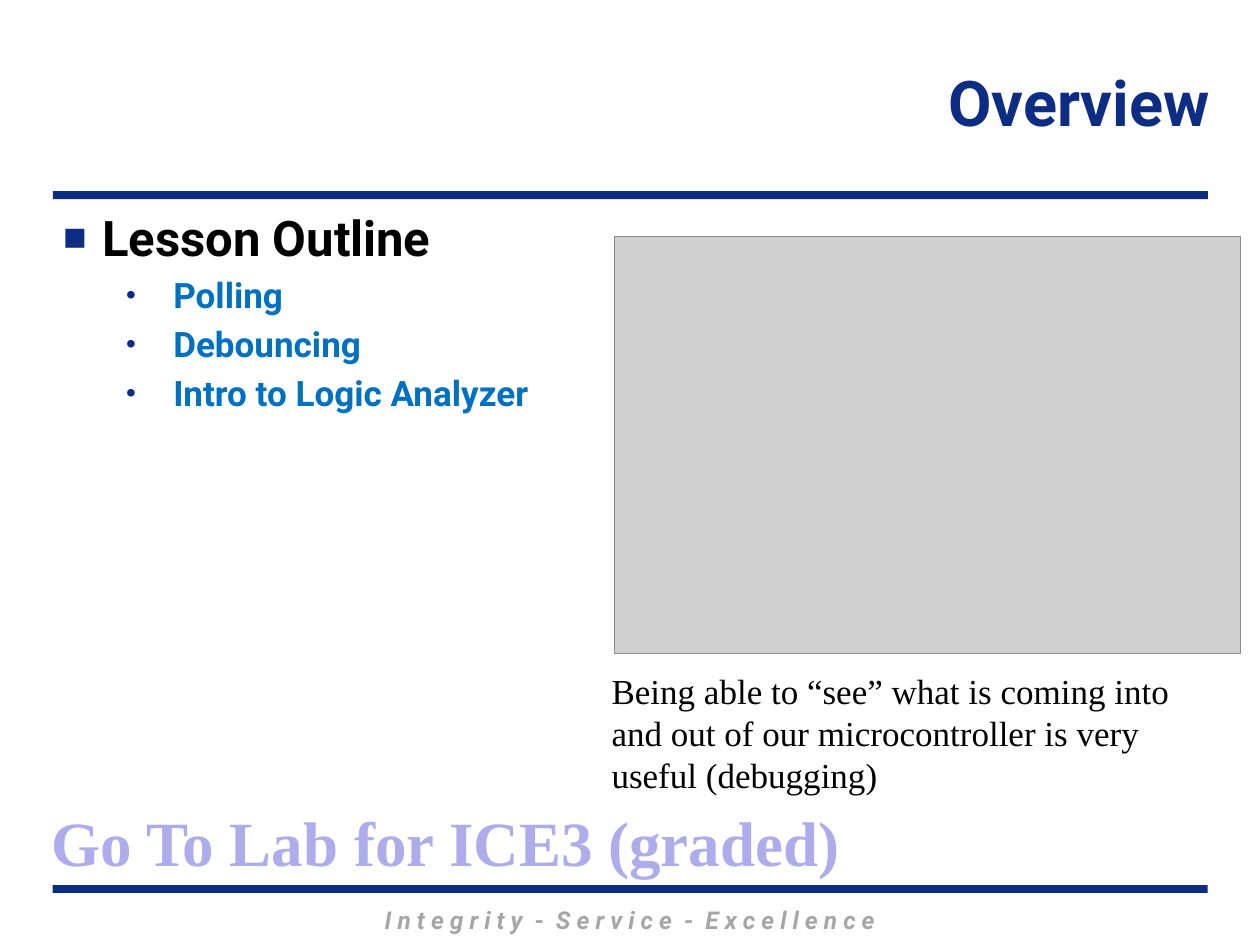
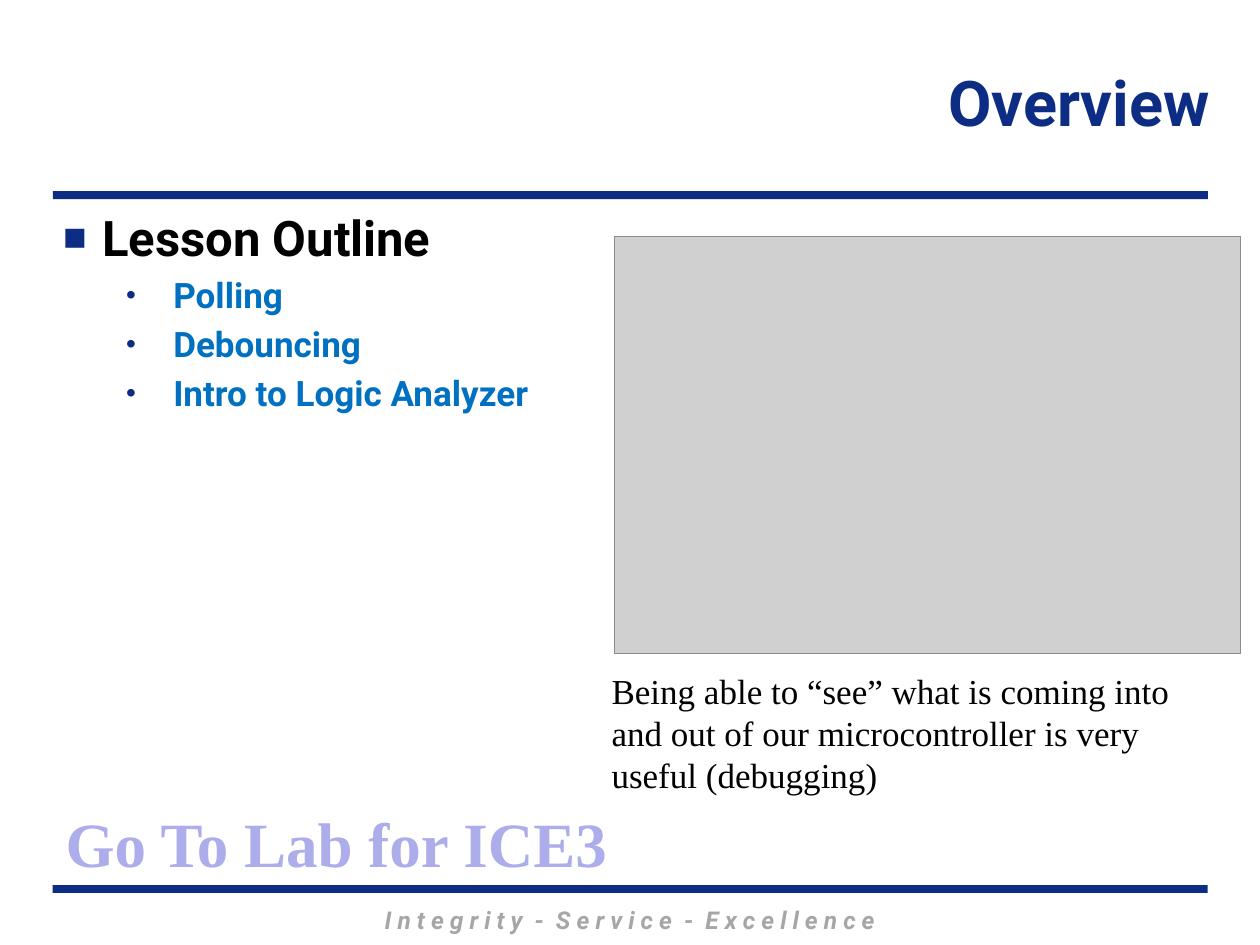
Before and after one commit to MarsUniversity/ECE382, a slide deck: slide 2 of source/lessons/lsn14-15/Lsn14-15.pptx. Drawn at 1260x945 pixels with LibreOffice and Linux fonts; fonts in the diff are those of the drawing; grey boxes stand for pictures; background and template pictures are left out. Boxes give left, top, right and bottom in pixels: in the first picture for what was removed or moved away, otherwise in the second. Text is boxed around its words. In the diff, an @@ line names an element or a change of style, - is before the commit and + after.

```diff
--- a/source/lessons/lsn14-15/Lsn14-15.pptx
+++ b/source/lessons/lsn14-15/Lsn14-15.pptx
@@ text at (x1=66, y1=823, x2=606, y2=868): text changed @@
-Go To Lab for ICE3 (graded)
+Go To Lab for ICE3
```
Also in this commit, not shown: 6 other slides changed.
